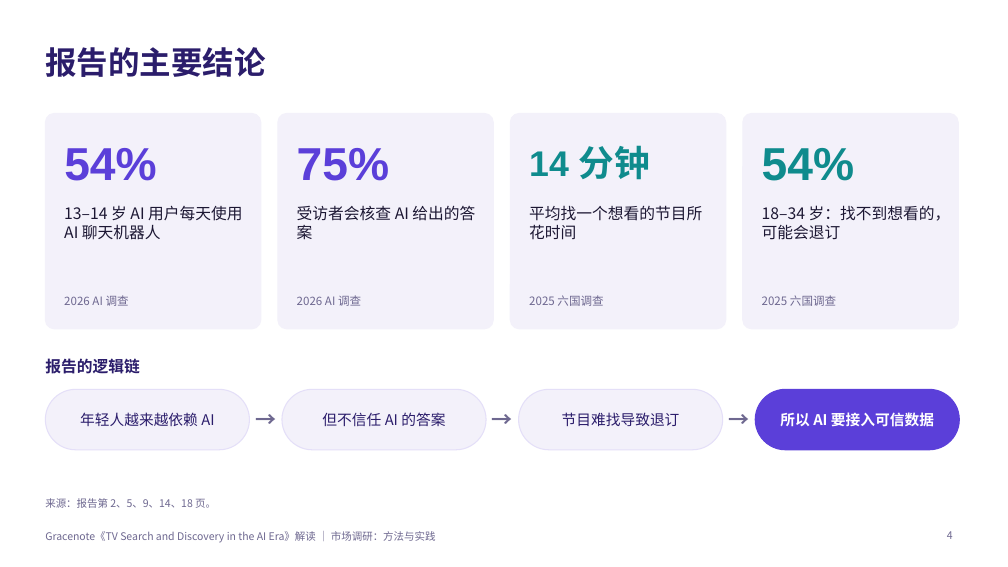
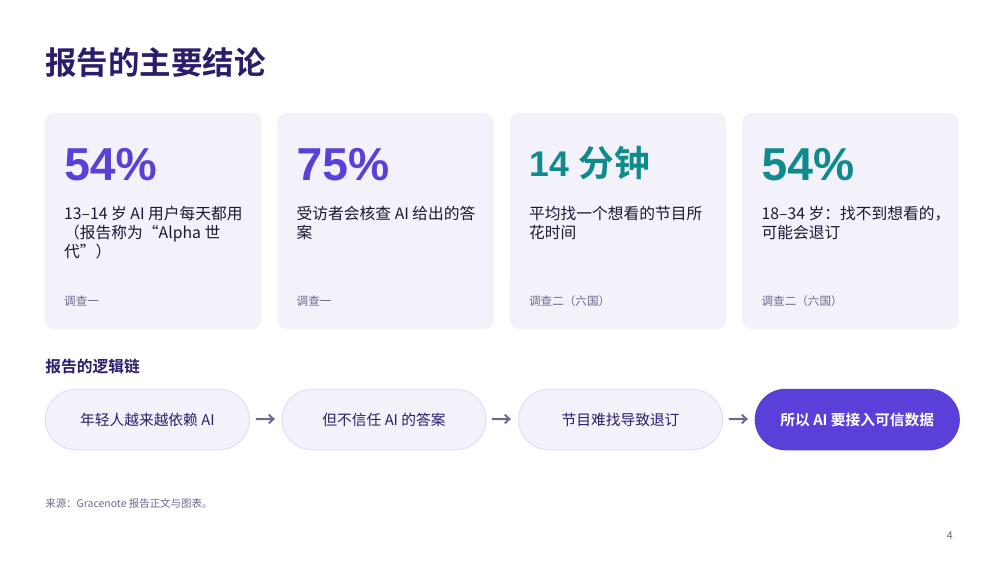
Before and after one commit to jayleo113/ppt, a slide deck: slide 4 of Gracenote_AI报告解读_课堂分享.pptx. Drawn at 1008x567 pixels with LibreOffice and Linux fonts; fonts in the diff are those of the drawing. Boxes give left, top, right and bottom in pixels: in the first picture for what was removed or moved away, otherwise in the second. Text is boxed around its words. In the diff, an @@ line names an element or a change of style, - is before the commit and + after.

```diff
--- a/Gracenote_AI报告解读_课堂分享.pptx
+++ b/Gracenote_AI报告解读_课堂分享.pptx
@@ text at (64, 205, 242, 259): text changed @@
-13–14 岁 AI 用户每天使用 AI 聊天机器人
+13–14 岁 AI 用户每天都用（报告称为“Alpha 世代”）
@@ text at (64, 295, 99, 306): text changed @@
-2026 AI 调查
+调查一
@@ text at (297, 295, 332, 306): text changed @@
-2026 AI 调查
+调查一
@@ text at (529, 295, 610, 306): text changed @@
-2025 六国调查
+调查二（六国）
@@ text at (762, 295, 843, 306): text changed @@
-2025 六国调查
+调查二（六国）
@@ text at (45, 498, 213, 508): text changed @@
-来源：报告第 2、5、9、14、18 页。
+来源：Gracenote 报告正文与图表。
@@ text removed at (45, 531, 436, 543) @@
-Gracenote《TV Search and Discovery in the AI Era》解读 ｜ 市场调研：方法与实践
```
Also in this commit, not shown: 11 other slides changed, 4 other files.
